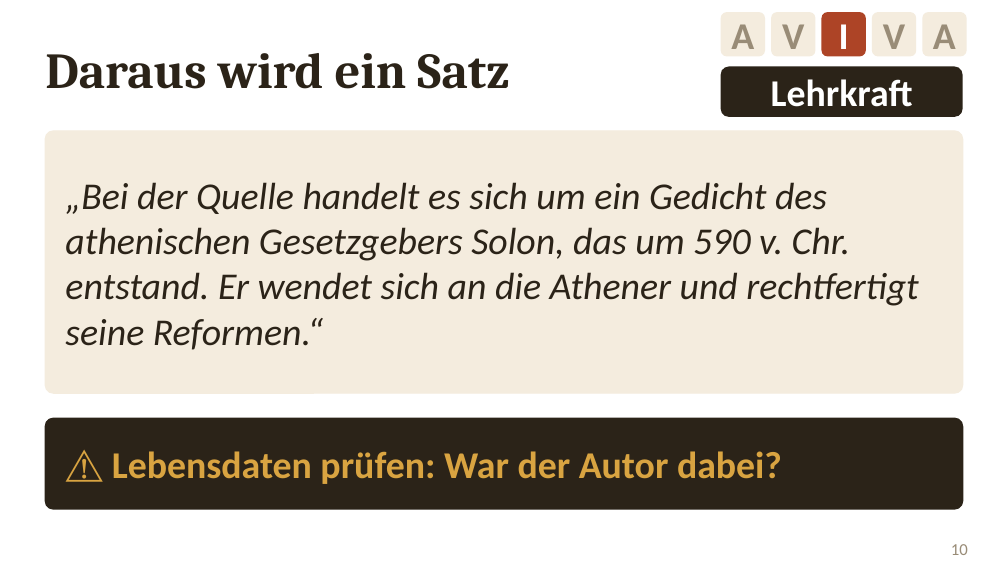
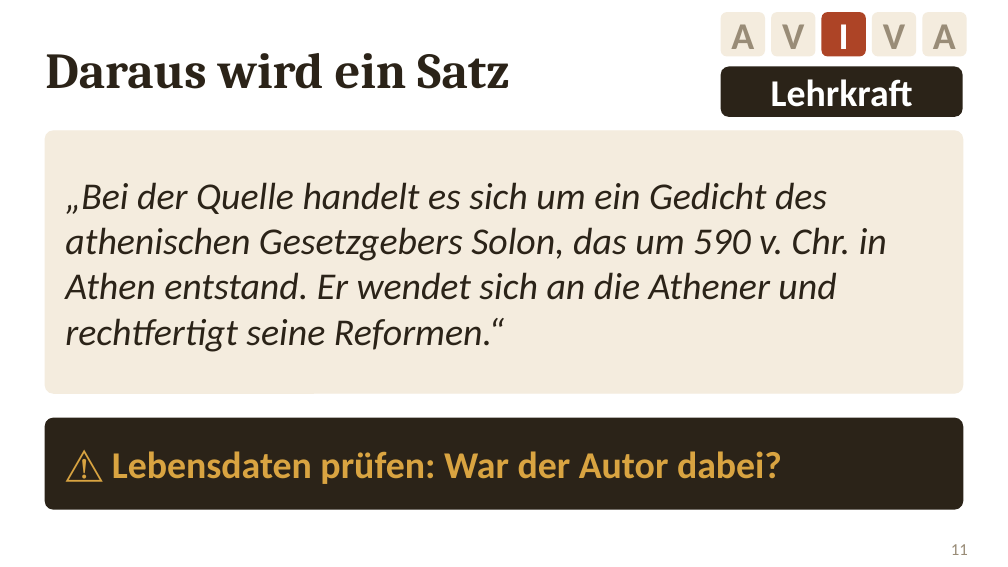
Before and after one commit to golzkonstantin-gif/Schule, a slide deck: slide 11 of Geschichte_11/Doppelstunde_Test_Quellenanalyse/Folien_Quellenanalyse.pptx (slide 10 before the commit). Drawn at 1008x567 pixels with LibreOffice and Linux fonts; fonts in the diff are those of the drawing. Boxes give left, top, right and bottom in pixels: in the first picture for what was removed or moved away, otherwise in the second. Text is boxed around its words. In the diff, an @@ line names an element or a change of style, - is before the commit and + after.

```diff
--- a/Geschichte_11/Doppelstunde_Test_Quellenanalyse/Folien_Quellenanalyse.pptx
+++ b/Geschichte_11/Doppelstunde_Test_Quellenanalyse/Folien_Quellenanalyse.pptx
@@ text at [65, 182, 887, 352]: text changed @@
-„Bei der Quelle handelt es sich um ein Gedicht des athenischen Gesetzgebers Solon, das um 590 v. Chr. entstand. Er wendet sich an die Athener und rechtfertigt seine Reformen.“
+„Bei der Quelle handelt es sich um ein Gedicht des athenischen Gesetzgebers Solon, das um 590 v. Chr. in Athen entstand. Er wendet sich an die Athener und rechtfertigt seine Reformen.“
@@ page number at [951, 544, 968, 555]: text changed @@
-10
+11
```
Also in this commit, not shown: 12 other slides changed, 2 slides added, 14 other files.
